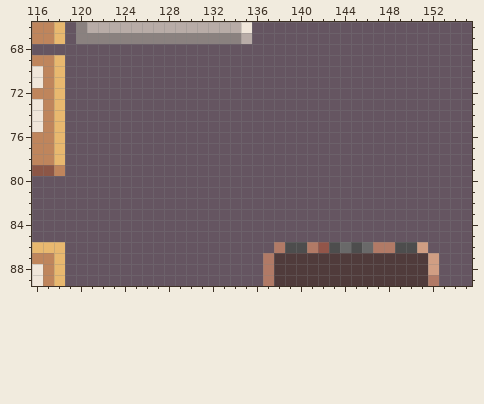
A pixel-art file gets an edit: Assets/AngeliA Game/Artwork/Environment/Furniture.ase. This is how it looked before the edit.
256x256 pixels, 1 frame. Colours within 5 levels of each other are drawn and written as one. Shown: x 116..155, y 66..89. The commit also changed other parts of the picture, which this record leaves out.
After the commit:
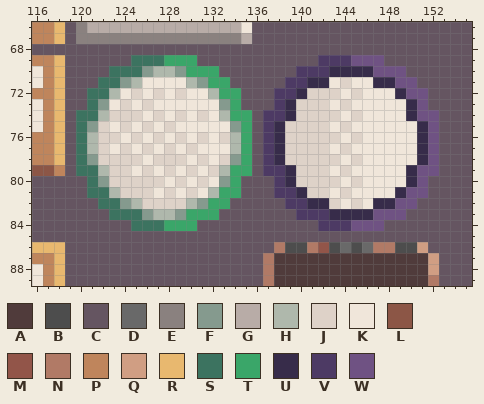
Palette (. is transparent): A #503b3b  B #4d4d4d  C #655561  D #696969  E #8a817f  F #859a8e  G #b8aca7  H #afb8ac  J #ded2c8  K #f0e6da  L #8c5646  M #925549  N #b17a66  P #bf855c  Q #d09e83  R #e8b86f  S #3c7360  T #3aa669  U #372c4a  V #4d3a64  W #6f5283
The exact change:
--- layer "Furniture"
@@ x 116..155 @@
 68 CCCCCCCCCCCCCCCCCCCCCCCCCCCCCCCCCCCCCCCC
-69 PPRCCCCCCCCCCCCCCCCCCCCCCCCCCCCCCCCCCCCC
-70 KPRCCCCCCCCCCCCCCCCCCCCCCCCCCCCCCCCCCCCC
-71 KPRCCCCCCCCCCCCCCCCCCCCCCCCCCCCCCCCCCCCC
-72 PPRCCCCCCCCCCCCCCCCCCCCCCCCCCCCCCCCCCCCC
-73 KPRCCCCCCCCCCCCCCCCCCCCCCCCCCCCCCCCCCCCC
-74 KPRCCCCCCCCCCCCCCCCCCCCCCCCCCCCCCCCCCCCC
-75 KPRCCCCCCCCCCCCCCCCCCCCCCCCCCCCCCCCCCCCC
-76 PPRCCCCCCCCCCCCCCCCCCCCCCCCCCCCCCCCCCCCC
-77 PPRCCCCCCCCCCCCCCCCCCCCCCCCCCCCCCCCCCCCC
-78 PPRCCCCCCCCCCCCCCCCCCCCCCCCCCCCCCCCCCCCC
-79 LLPCCCCCCCCCCCCCCCCCCCCCCCCCCCCCCCCCCCCC
-80 CCCCCCCCCCCCCCCCCCCCCCCCCCCCCCCCCCCCCCCC
-81 CCCCCCCCCCCCCCCCCCCCCCCCCCCCCCCCCCCCCCCC
-82 CCCCCCCCCCCCCCCCCCCCCCCCCCCCCCCCCCCCCCCC
-83 CCCCCCCCCCCCCCCCCCCCCCCCCCCCCCCCCCCCCCCC
-84 CCCCCCCCCCCCCCCCCCCCCCCCCCCCCCCCCCCCCCCC
+69 PPRCCCCCCSSSTTTCCCCCCCCCCCVVVWWWCCCCCCCC
+70 KPRCCCCSSSFHHFTTTCCCCCCCVVVUUUUWWWCCCCCC
+71 KPRCCCSSFHKKKKHFTTCCCCCVVUUKJKKUUWWCCCCC
+72 PPRCCSSHKJKJKJKKHTTCCCVVUJJJKJKKKUWWCCCC
+73 KPRCCSFKJKJKKKKKKFTCCCVUJJJKJKKKKKUWCCCC
+74 KPRCSSHJJJKJKJKJKHTTCVVUJJJJKJKKKKUWWCCC
+75 KPRCSFJKJKJKJKKKKKFTCVUJJJJKJKKKKKKUWCCC
+76 PPRCSHJJKJKJKJKJKJHTCVUJJJJJKJKKKKKUWCCC
+77 PPRCSHJKJKJKJKJKKKHTCVUJJJJKJKKKKKKUWCCC
+78 PPRCSFJJJJKJJJKJKJFTCVUJJJJJKJKKKKKUWCCC
+79 LLPCSSHJJKJKJKJKJHTTCVVUJJJKJKKKKKUWWCCC
+80 CCCCCSFJJJJJKJKJKFTCCCVUJJJJKJKKKKUWCCCC
+81 CCCCCSSHJJJKJKJKHTTCCCVVUJJKJKKKKUWWCCCC
+82 CCCCCCSSFHJJJJHFTTCCCCCVVUUJKJKUUWWCCCCC
+83 CCCCCCCSSSFHHFTTTCCCCCCCVVVUUUUWWWCCCCCC
+84 CCCCCCCCCSSSTTTCCCCCCCCCCCVVVWWWCCCCCCCC
 85 CCCCCCCCCCCCCCCCCCCCCCCCCCCCCCCCCCCCCCCC
Where, in picture pixels (left, top, right, bottom), the same in both pictures:
changed: (76, 55, 439, 231)
